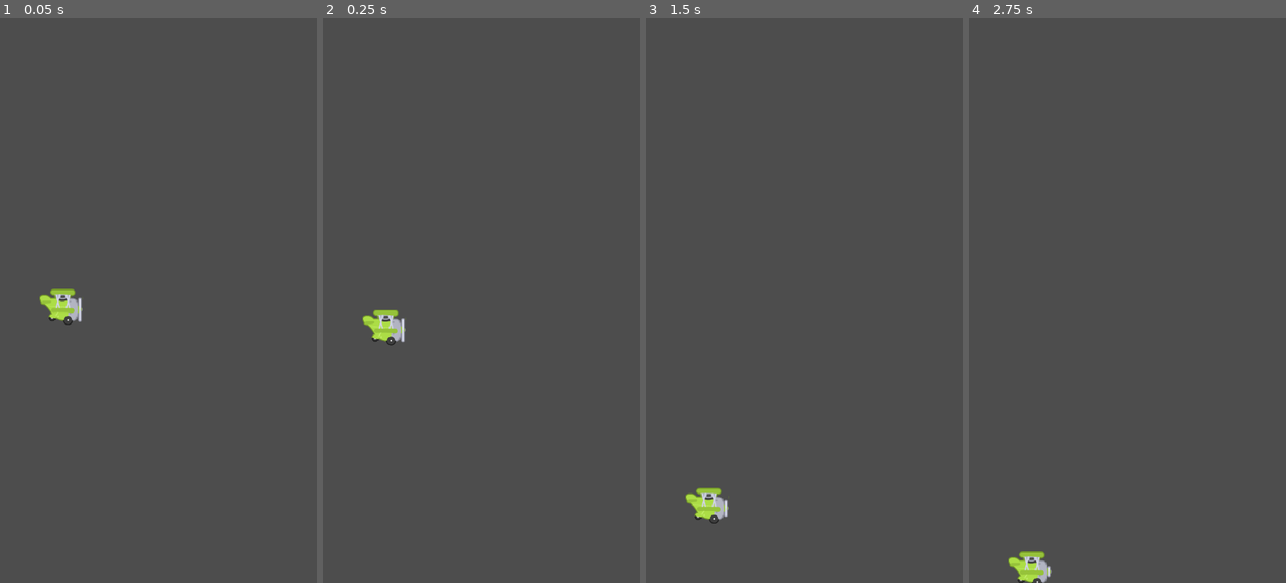
Above: before the commit, frames 1-4 (left to right).
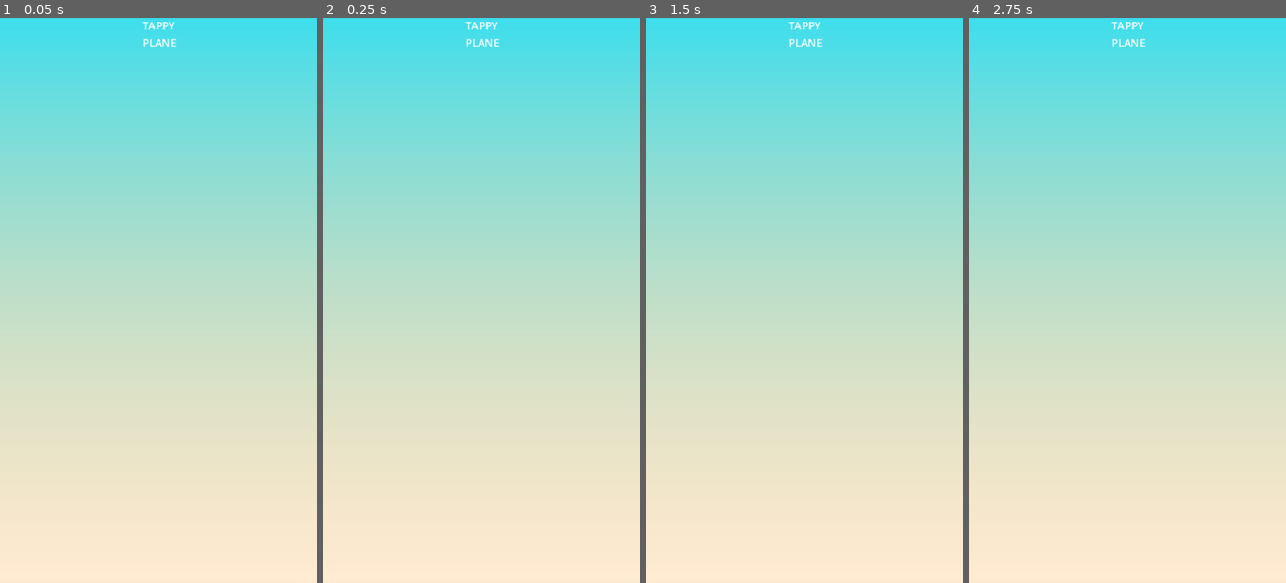
Above: after the commit, the same moments.

Repository: asteya01/Summer25
Game: Godot game, scene res://Scenes/Main/Main.tscn
Same seed, same stepped clock (60 frames per second), same inputs: the game is played once before the commit and once after it. Before the commit the project starts from res://Scenes/Game.tscn.
Inputs (mouse positions are in pixels of both pictures, inside the frame that each line leads up to):
- Up to frame 1 (0.05 s): no input
- Up to frame 2 (0.25 s): no input
- Up to frame 3 (1.5 s): move the mouse to (874, 272) at 0.52 s; click (874, 272) at 0.77 s; move the mouse to (741, 328) at 1.27 s
- Up to frame 4 (2.75 s): click (1064, 328) at 1.52 s; move the mouse to (1159, 176) at 2.02 s

The runs differ from the first frame. In frame 1, 100% of the frame differs, in the area x 0-100%, y 0-100%; in frame 2, 100%; in frame 3, 100%; in frame 4, 100%.

Commit message:
June 11 2025 1st Commit

Diff:
--- /dev/null
+++ b/Tappy/Scenes/Game.gd
@@ -0,0 +1,35 @@
+extends Node2D
+
+
+const PIPES = preload("res://Scenes/Pipes/Pipes.tscn")
+
+
+@onready var pipes_holder: Node = $PipesHolder
+@onready var upper_point: Marker2D = $UpperPoint
+@onready var lower_point: Marker2D = $LowerPoint
+
+
+# Called when the node enters the scene tree for the first time.
+func _ready() -> void:
+	spawn_pipes()
+
+
+func spawn_pipes() -> void:
+	var np = PIPES.instantiate()
+	var y_pos: float = randf_range(
+		upper_point.position.y,
+		lower_point.position.y,
+	)
+	np.position = Vector2(
+		upper_point.position.x,
+		y_pos
+	)
+	pipes_holder.add_child(np)
+
+
+func _on_spawn_timer_timeout() -> void:
+	spawn_pipes()
+
+
+func on_plane_died() -> void:
+	get_tree().paused = true
--- a/Tappy/Scenes/Game.tscn
+++ b/Tappy/Scenes/Game.tscn
@@ -1,13 +1,14 @@
-[gd_scene load_steps=4 format=3 uid="uid://dgay1i1sasujk"]
+[gd_scene load_steps=5 format=3 uid="uid://dgay1i1sasujk"]
 
 [ext_resource type="Texture2D" uid="uid://dhyg0ebvdkprt" path="res://Scenes/rocks_2.png" id="1_ebmjs"]
+[ext_resource type="Script" uid="uid://djxhjw1025b4k" path="res://Scenes/Game.gd" id="1_kldst"]
 [ext_resource type="PackedScene" uid="uid://prj6uuqwydp3" path="res://Scenes/Plane/Plane.tscn" id="2_gl6un"]
 [ext_resource type="PackedScene" uid="uid://d0a7uudpk5ipg" path="res://Scenes/Barrier/Barrier.tscn" id="3_j5yw3"]
 
 [node name="Game" type="Node2D"]
+script = ExtResource("1_kldst")
 
 [node name="Rocks2" type="Sprite2D" parent="."]
-visible = false
 position = Vector2(215, 317)
 texture = ExtResource("1_ebmjs")
 
@@ -24,7 +25,10 @@
 autostart = true
 
 [node name="UpperPoint" type="Marker2D" parent="."]
-position = Vector2(583, 310)
+position = Vector2(520, 326)
 
 [node name="LowerPoint" type="Marker2D" parent="."]
-position = Vector2(587, 573)
+position = Vector2(524, 589)
+
+[connection signal="on_plane_died" from="Plane" to="." method="on_plane_died"]
+[connection signal="timeout" from="SpawnTimer" to="." method="_on_spawn_timer_timeout"]
--- /dev/null
+++ b/Tappy/Scenes/Main/Main.tscn
@@ -0,0 +1,36 @@
+[gd_scene load_steps=3 format=3 uid="uid://dm1340c0qeeus"]
+
+[ext_resource type="Texture2D" uid="uid://ch2oa4oh7m28p" path="res://assets/background/sky.png" id="1_p8rbg"]
+
+[sub_resource type="LabelSettings" id="LabelSettings_p8rbg"]
+
+[node name="Main" type="Control"]
+layout_mode = 3
+anchors_preset = 15
+anchor_right = 1.0
+anchor_bottom = 1.0
+grow_horizontal = 2
+grow_vertical = 2
+
+[node name="TextureRect" type="TextureRect" parent="."]
+layout_mode = 1
+anchors_preset = 15
+anchor_right = 1.0
+anchor_bottom = 1.0
+grow_horizontal = 2
+grow_vertical = 2
+texture = ExtResource("1_p8rbg")
+expand_mode = 1
+
+[node name="Label" type="Label" parent="."]
+layout_mode = 1
+anchors_preset = 5
+anchor_left = 0.5
+anchor_right = 0.5
+offset_left = -20.0
+offset_right = 20.0
+offset_bottom = 23.0
+grow_horizontal = 2
+text = "TAPPY
+PLANE"
+label_settings = SubResource("LabelSettings_p8rbg")
--- a/Tappy/Scenes/Pipes/Pipes.gd
+++ b/Tappy/Scenes/Pipes/Pipes.gd
@@ -17,10 +17,16 @@
 		die()
 
 
+
 func die() -> void:
 	set_process(false)
 	queue_free()
 
+
 func _on_screen_exited() -> void:
 	print("_on_screen_exited")
 	die()
+
+func _on_pipe_body_entered(body: Node2D) -> void:
+	if body is Tappy:
+		body.die()
--- a/Tappy/Scenes/Pipes/Pipes.tscn
+++ b/Tappy/Scenes/Pipes/Pipes.tscn
@@ -19,4 +19,6 @@
 [node name="VisibleOnScreenNotifier2D" type="VisibleOnScreenNotifier2D" parent="."]
 position = Vector2(204, 0)
 
+[connection signal="body_entered" from="Lower" to="." method="_on_pipe_body_entered"]
+[connection signal="body_entered" from="Upper" to="." method="_on_pipe_body_entered"]
 [connection signal="screen_exited" from="VisibleOnScreenNotifier2D" to="." method="_on_screen_exited"]
--- a/Tappy/Scenes/Plane/Plane.gd
+++ b/Tappy/Scenes/Plane/Plane.gd
@@ -1,4 +1,10 @@
 extends CharacterBody2D
+
+
+class_name Tappy
+
+
+signal on_plane_died
 
 
 const JUMP_POWER: float = -350.0
@@ -35,3 +41,4 @@
 func die() -> void:
 	animated_sprite_2d.stop()
 	set_physics_process(false)
+	on_plane_died.emit()
--- a/Tappy/project.godot
+++ b/Tappy/project.godot
@@ -11,7 +11,7 @@
 [application]
 
 config/name="Tappy"
-run/main_scene="res://Scenes/Game.tscn"
+run/main_scene="uid://dm1340c0qeeus"
 config/features=PackedStringArray("4.4", "Mobile")
 config/icon="res://icon.svg"
 
@@ -19,6 +19,7 @@
 
 window/size/viewport_width=480
 window/size/viewport_height=854
+window/size/mode=1
 window/stretch/mode="canvas_items"
 
 [input]
Not shown, added: Tappy/Scenes/Game.gd.uid
